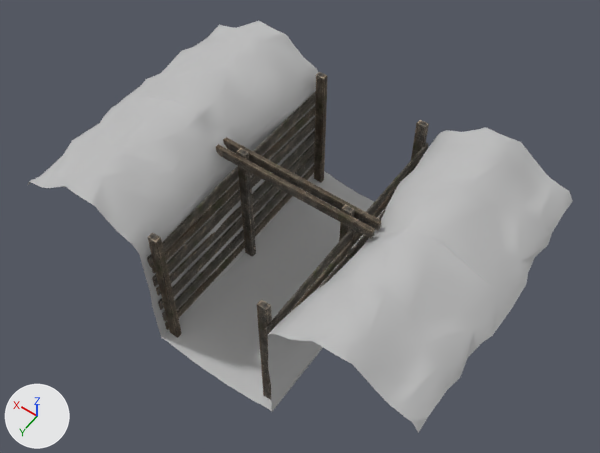
Before and after pictures for a commit that changed the FBX model Assets/Trenches Pack/Sources/Ground_Straight_Wood.fbx.
The view is the same before and after, from a camera (50 mm lens) standing at (-4.19, 7.82, 10.52) and looking at (0.0, 1.95, 1.29). The lights are fixed; the arrows at lower left show +X, +Y and +Z. The first picture is the older version. Objects named as collision shapes, trigger or cutter boxes, shadow casters or lower levels of detail are left out. Where no turn or scale is listed for an object, it has been applied to the vertices.

The first picture shows 'Ground_Straight_Wood_LOD0'.
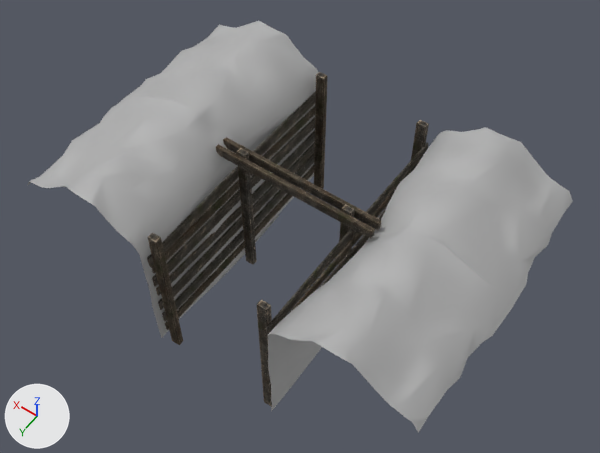
Changed parts and their boxes [x1, y1, x2, y2] in the pictures (600 x 453 px):
part 1 of me_mesh, deleted: before [162, 171, 385, 412]

Edits to the bpy script that builds the scene:
```text
Add mat_wood_a_mat_010:
    mat_wood_a_mat_010 = principled_material('Wood_A_MAT.010')
    mat_wood_a_mat_010.texture = img_wood_diffuse_tif
    mat_wood_a_mat_010.metallic = 0.5
    mat_wood_a_mat_010.roughness = 0.853
Add mat_ground_a_mat_010:
    mat_ground_a_mat_010 = principled_material('Ground_A_MAT.010')
    mat_ground_a_mat_010.base_color = (0.5, 0.5, 0.5)  # grey #bcbcbc
    mat_ground_a_mat_010.metallic = 0.5
    mat_ground_a_mat_010.roughness = 0.749
Change me_mesh:
    used by ob_ground_straight_wood_lod0; location = (0.0, 0.0, 0.0)
    remove me_mesh.from_pydata(...)  # 1460 vertices, 1792 faces; spans x -3.14..3.14, y 0.0..4.0, z -0.13..2.64
    remove me_mesh.materials.append(mat_wood_a_mat)  # picture img_wood_diffuse_tif
    remove me_mesh.materials.append(mat_ground_a_mat)  # grey #bcbcbc
    add me_mesh.from_pydata(...)  # 1318 vertices, 1604 faces; spans x -3.14..3.14, y 0.0..4.0, z -0.13..2.64
    me_mesh part 1
    142 vertices are removed from x -1.0..1.0, y 0.0..4.0, z -0.03..0.16
    188 faces are deleted
    add me_mesh.materials.append(mat_wood_a_mat_010)  # picture img_wood_diffuse_tif
    add me_mesh.materials.append(mat_ground_a_mat_010)  # grey #bcbcbc
```
